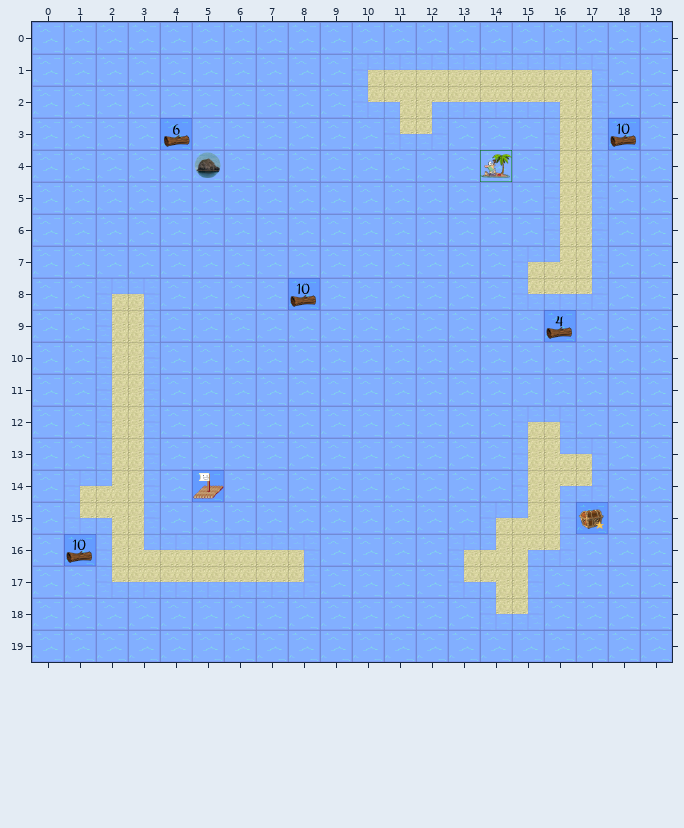
One commit to this Tiled map (JSON): TechnicalPrototype/core/assets/levels/level2.json. The picture above is the old version.
Cells are 50x50 px. Shown: x 0..19, y 0..19.
After the commit:
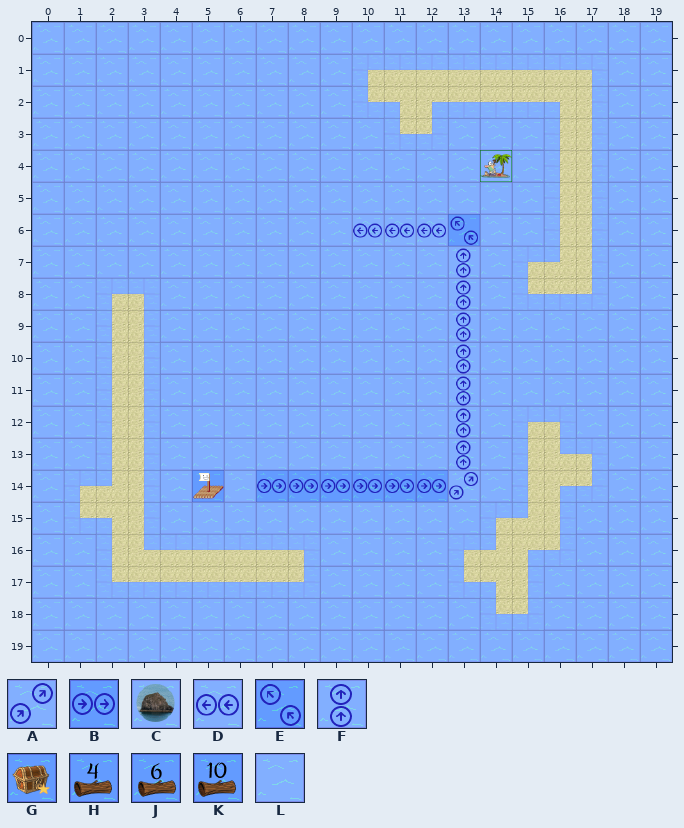
Key: from "updatedTiledSet": A 3 "Current", B 4 "Current", C 7 "Rock", D 11 "Current", E 12 "Current", F 13 "Current", G 14 "Treasure", H 18 "Wood", J 20 "Wood", K 24 "Wood", L 41.
_ is an empty cell, # one hidden under a higher layer.
Tiles replaced or removed in this view: C, G, H, J, K, L.
Changes in this commit:
Changed rows in their new state; . is an unchanged cell.
Layer "Environment":
first column x 5:
 4 #........
 6 .....DDDE
 7 ........F
 8 ........F
 9 ........F
10 ........F
11 ........F
12 ........F
13 ........F
14 ..BBBBBBA
Layer "Collectable":
first column x 4:
 3 _............._
 4 .L.............
first column x 8:
 8 _........
 9 ........_
first column x 1:
15 ................_
16 _................
Pixel boxes of the changes (left, top, right, bottom) in both pictures:
changed: (160, 118, 221, 178)
removed: (608, 118, 640, 150)
changed: (256, 214, 480, 502)
removed: (544, 310, 576, 342)
removed: (576, 502, 608, 534)
removed: (64, 534, 96, 566)
